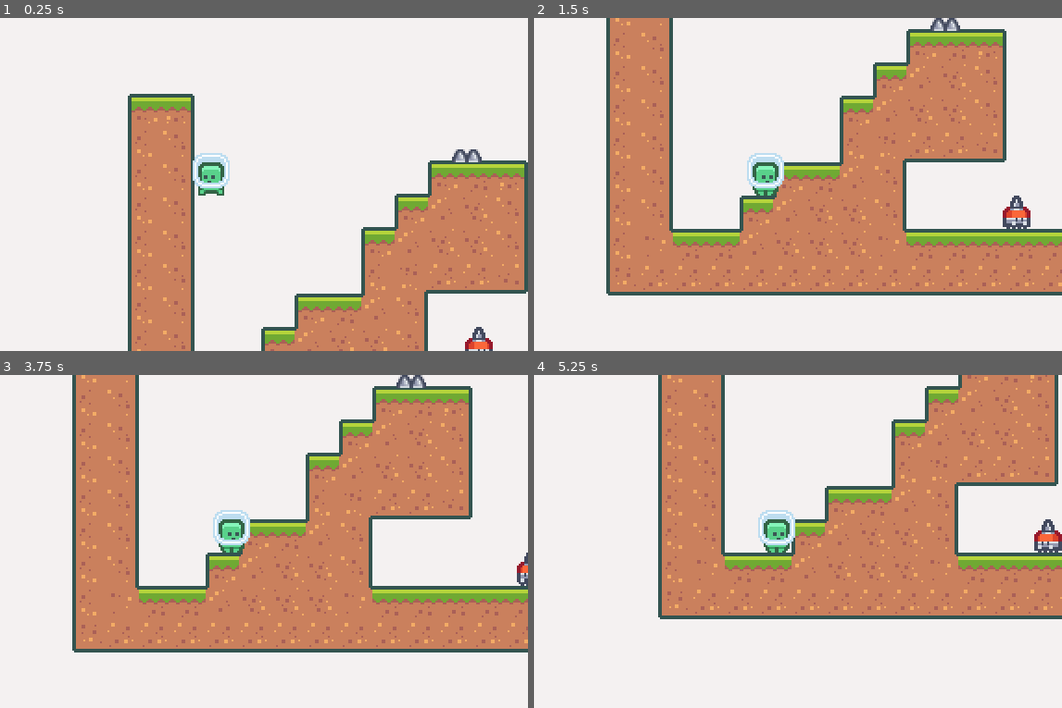
Above: before the commit, frames 1-4 (two rows, left to right).
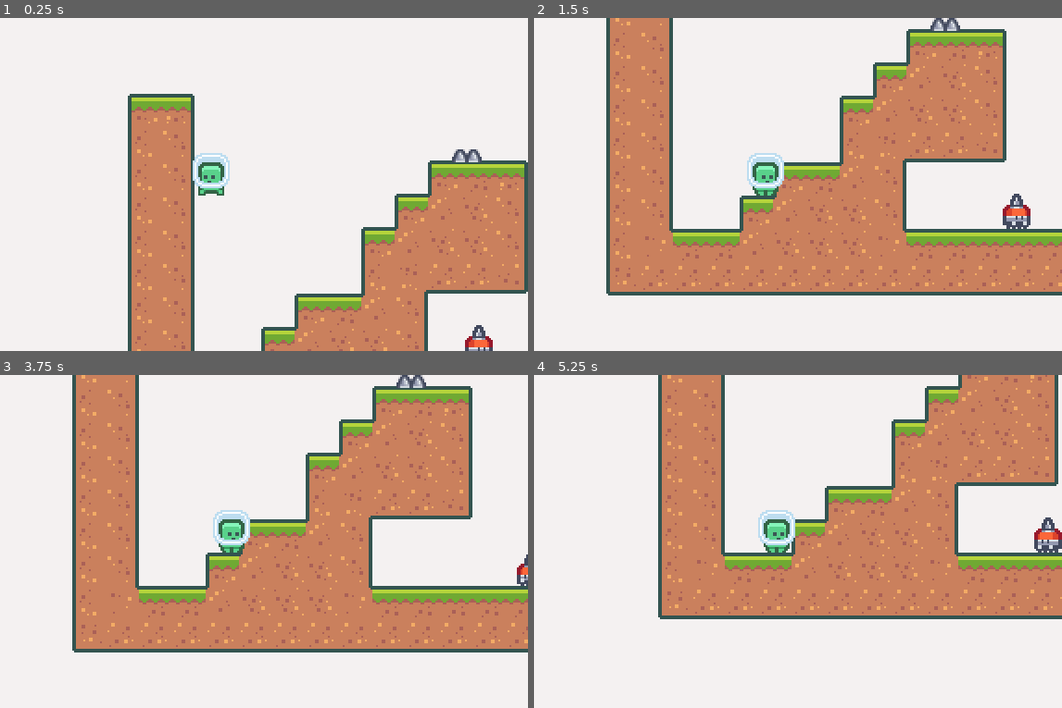
Above: after the commit, the same moments.

Repository: edivancamargo/2DPlatformerUdemy
Game: Godot game, scene res://scenes/Levels/BaseLevel.tscn
Same seed, same stepped clock (60 frames per second), same inputs: the game is played once before the commit and once after it.
Inputs:
- Up to frame 1 (0.25 s): no input
- Up to frame 2 (1.5 s): hold Right (move_right) from 0.53 s (still down); tap Space (jump) at 0.77 s
- Up to frame 3 (3.75 s): tap Space (jump) at 1.52, 3.02 s; release Right (move_right) at 2.03 s; hold Left (move_left) 2.03-2.78 s; hold Right (move_right) from 2.78 s (still down)
- Up to frame 4 (5.25 s): tap Space (jump) at 3.77, 4.52 s; release Right (move_right) at 4.28 s; hold Left (move_left) 4.28-5.03 s; hold Right (move_right) from 5.03 s (still down)

The runs differ from the first frame. In frame 1, 0.1% of the frame differs, in the area x 88-94%, y 92-100%; in frame 2, 0.1%, in the area x 88-95%, y 52-63%; in frame 3, less than 0.1%; in frame 4, 0.1%.

Commit message:
Add collision to the enemy to deal damage to the player

Diff:
--- a/scenes/Enemy/Enemy.tscn
+++ b/scenes/Enemy/Enemy.tscn
@@ -12,11 +12,14 @@
 "speed": 10.0
 } ]
 
+[sub_resource type="RectangleShape2D" id=3]
+extents = Vector2( 5.5, 6 )
+
 [sub_resource type="RectangleShape2D" id=2]
 extents = Vector2( 5.5, 6 )
 
-[sub_resource type="RectangleShape2D" id=3]
-extents = Vector2( 5.5, 6 )
+[sub_resource type="CircleShape2D" id=4]
+radius = 7.0
 
 [node name="Enemy" type="KinematicBody2D"]
 script = ExtResource( 3 )
@@ -25,17 +28,27 @@
 position = Vector2( 0, -12 )
 frames = SubResource( 1 )
 animation = "Run"
+frame = 1
 playing = true
+
+[node name="GoalDetector" type="Area2D" parent="."]
+visible = false
+collision_layer = 256
+collision_mask = 256
+
+[node name="CollisionShape2D" type="CollisionShape2D" parent="GoalDetector"]
+position = Vector2( 0, -6 )
+shape = SubResource( 3 )
 
 [node name="CollisionShape2D" type="CollisionShape2D" parent="."]
 visible = false
 position = Vector2( -0.5, -6 )
 shape = SubResource( 2 )
 
-[node name="GoalDetector" type="Area2D" parent="."]
-collision_layer = 256
-collision_mask = 256
+[node name="HitBox" type="Area2D" parent="."]
+collision_layer = 512
+collision_mask = 512
 
-[node name="CollisionShape2D" type="CollisionShape2D" parent="GoalDetector"]
-position = Vector2( 0, -6 )
-shape = SubResource( 3 )
+[node name="CollisionShape2D" type="CollisionShape2D" parent="HitBox"]
+position = Vector2( 0, -8 )
+shape = SubResource( 4 )
Not shown: 1 places in scenes/Enemy/Enemy.tscn that only renumber resources
